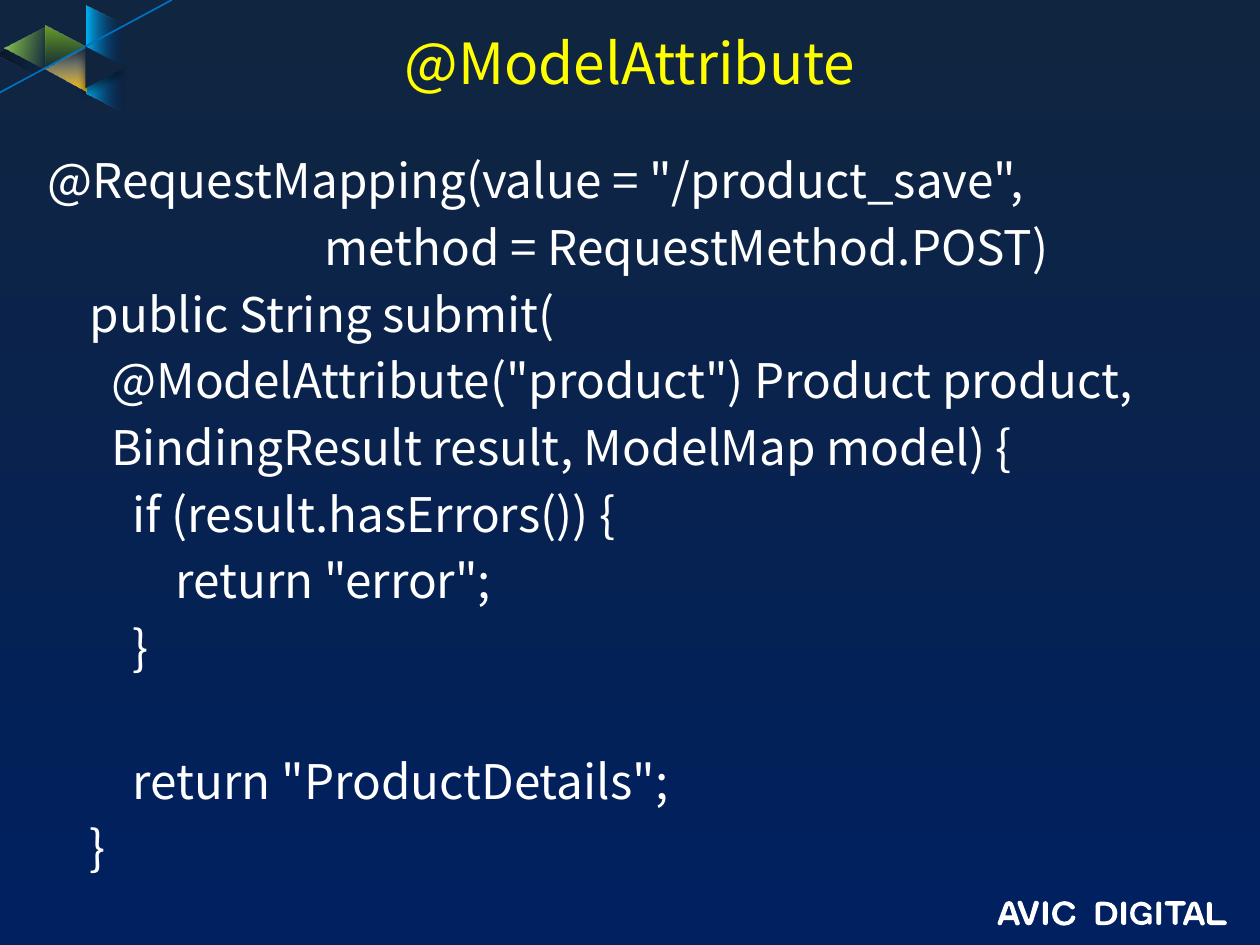
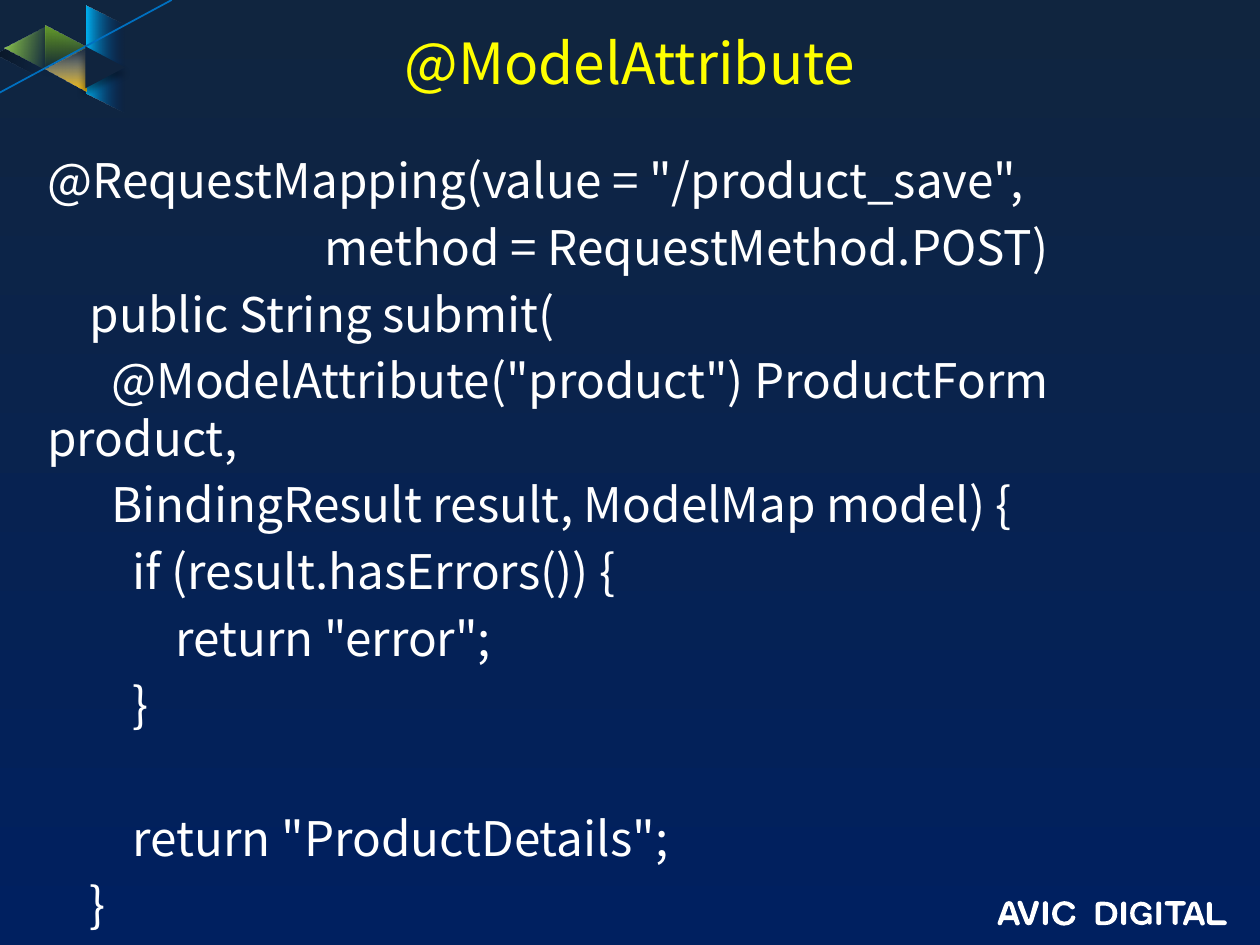
Before and after one commit to guofengzh/java-way, a slide deck: slide 14 of spring/docs/08-spring-mvc.pptx. Drawn at 1260x945 pixels with LibreOffice and Linux fonts; fonts in the diff are those of the drawing; background and template pictures are left out. Boxes give left, top, right and bottom in pixels: in the first picture for what was removed or moved away, otherwise in the second. Text is boxed around its words. In the diff, an @@ line names an element or a change of style, - is before the commit and + after.

```diff
--- a/spring/docs/08-spring-mvc.pptx
+++ b/spring/docs/08-spring-mvc.pptx
@@ text at (x1=47, y1=359, x2=1049, y2=467): text changed @@
-@ModelAttribute("product") Product product,
+@ModelAttribute("product") ProductForm product,
```
Also in this commit, not shown: 3 other slides changed, 21 other files.
